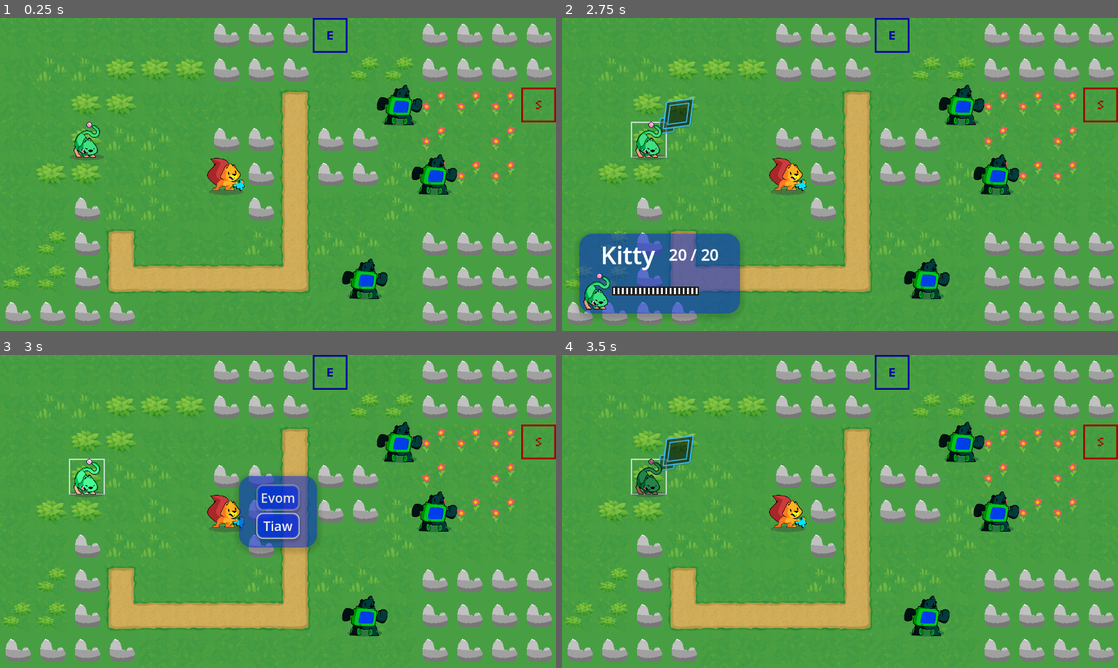
Above: before the commit, frames 1-4 (two rows, left to right).
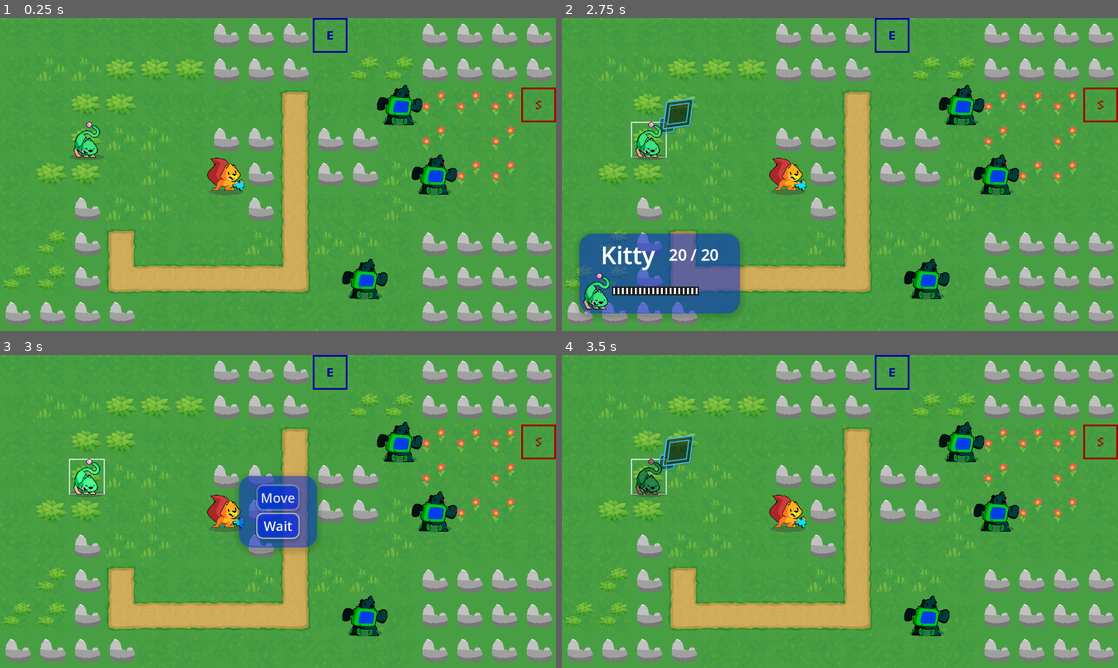
Above: after the commit, the same moments.

Repository: mojius/FarmStrategy
Game: Godot game, scene res://Main.tscn
Two runs of this game, one before a commit and one after it. Both use one fixed random seed, a clock stepped at 60 frames per second and the inputs below.
Inputs (mouse positions are in pixels of both pictures, inside the frame that each line leads up to):
- Up to frame 1 (0.25 s): no input
- Up to frame 2 (2.75 s): move the mouse to (812, 237) at 0.52 s; hold , (flop_language) 0.53-1.28 s; hold Up (ui_up) 0.53-2.03 s; tap Space (ui_accept) at 0.77, 1.52 s; move the mouse to (1006, 221) at 1.27 s; click (1006, 221) at 1.35 s; tap , (flop_language) at 1.55 s; tap Enter at 2 s; move the mouse to (673, 127) at 2.02 s; hold Left (ui_left) from 2.03 s (still down); hold , (flop_language) from 2.03 s (still down)
- Up to frame 3 (3 s): keep holding Left (ui_left); tap Space (ui_accept) at 2.75 s; move the mouse to (305, 511) at 2.77 s; release , (flop_language) at 2.78 s; tap , (flop_language) at 2.85 s
- Up to frame 4 (3.5 s): keep holding Left (ui_left); tap Space (ui_accept) at 3.02 s

Frames 1-2 are identical in both runs. In frame 3, 0.2% of the frame differs, in the area x 47-53%, y 44-57%; in frame 4, nothing differs.

Commit message:
Added Japanese and built web

Diff:
--- a/CMPM171-Group6/CMPM 171 LOCALIZATION - Sheet1.csv
+++ b/CMPM171-Group6/CMPM 171 LOCALIZATION - Sheet1.csv
@@ -1,9 +1,10 @@
-,en,hs
-ENGLISH,English,Hsilgne
-HSILGNE,Hsilgne,English
-MOVE,Move,Evom
-WAIT,Wait,Tiaw
-NEXT PHASE,Next Phase,Esahp Txen
-KITTY,Kitty,Yttik
-BEAR,Bear,Raeb
-ATTACK,Attack,Kcatta
+,en,hs,ja
+ENGLISH,English,Hsilgne,英語
+HSILGNE,Hsilgne,English,シルグネ
+JAPANESE,Japanese,Esenapaj,日本語
+MOVE,Move,Evom,行く
+WAIT,Wait,Tiaw,待つ
+NEXT PHASE,Next Phase,Esahp Txen,次の段階
+KITTY,Kitty,Yttik,ネコ
+BEAR,Bear,Raeb,べや
+ATTACK,Attack,Kcatta,攻撃
--- a/CMPM171-Group6/GameBoard/GameBoard.gd
+++ b/CMPM171-Group6/GameBoard/GameBoard.gd
@@ -244,6 +244,8 @@
 	if event.is_action_pressed("flop_language"):
 		if(TranslationServer.get_locale()=="en"):
 			TranslationServer.set_locale("hs")
+		elif(TranslationServer.get_locale()=="hs"):
+			TranslationServer.set_locale("ja")
 		else:
 			TranslationServer.set_locale("en")
 	if event.is_action_pressed("ui_cancel"):
--- a/CMPM171-Group6/project.godot
+++ b/CMPM171-Group6/project.godot
@@ -78,4 +78,4 @@
 
 [internationalization]
 
-locale/translations=PackedStringArray("res://CMPM 171 LOCALIZATION - Sheet1.en.translation", "res://CMPM 171 LOCALIZATION - Sheet1.hs.translation")
+locale/translations=PackedStringArray("res://CMPM 171 LOCALIZATION - Sheet1.en.translation", "res://CMPM 171 LOCALIZATION - Sheet1.hs.translation", "res://CMPM 171 LOCALIZATION - Sheet1.ja.translation")
Not shown, changed: CMPM171-Group6/CMPM 171 LOCALIZATION - Sheet1.csv.import
Binary file changed: CMPM171-Group6/CMPM 171 LOCALIZATION - Sheet1.en.translation
Binary file changed: CMPM171-Group6/CMPM 171 LOCALIZATION - Sheet1.hs.translation
Binary file added: CMPM171-Group6/CMPM 171 LOCALIZATION - Sheet1.ja.translation
Not shown: 8 places in CMPM171-Group6/Main.tscn that only renumber resources
Not shown, added: CMPM171-Group6/builds/index.apple-touch-icon.png.import
Not shown, added: CMPM171-Group6/builds/index.icon.png.import
Not shown, added: CMPM171-Group6/builds/index.png.import
Not shown, changed: CMPM171-Group6/export_presets.cfg
Not shown, added: CMPM171-Group6/builds/builds.zip
Not shown, added: CMPM171-Group6/builds/index.apple-touch-icon.png
Not shown, added: CMPM171-Group6/builds/index.audio.worklet.js
(and 8 more such lines)
